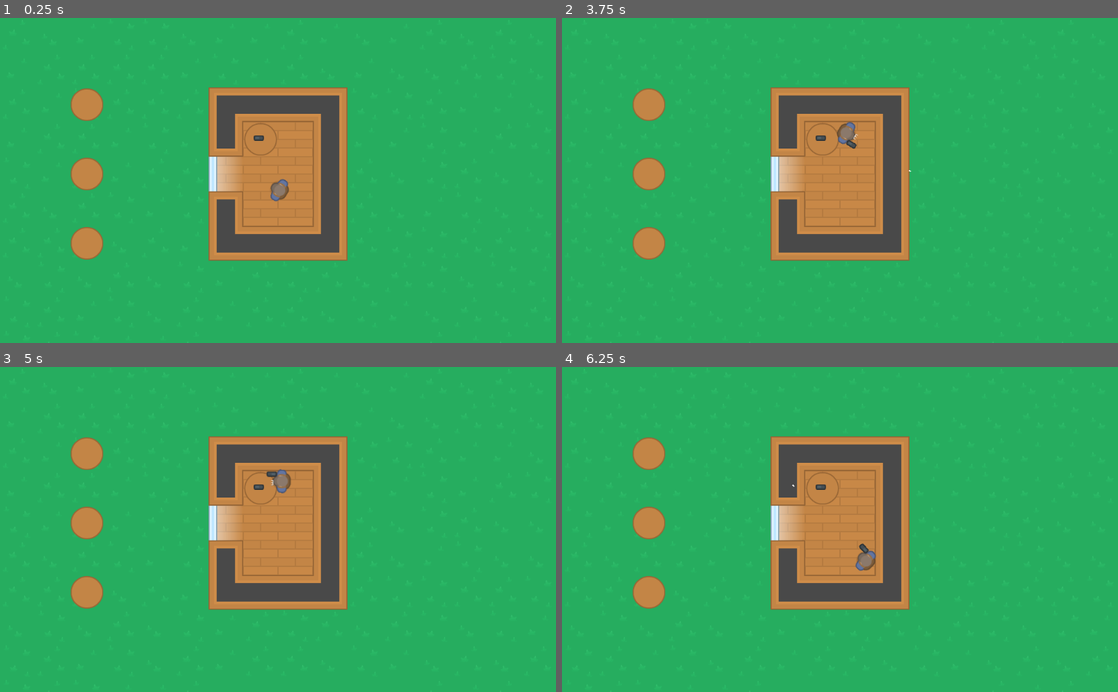
Above: before the commit, frames 1-4 (two rows, left to right).
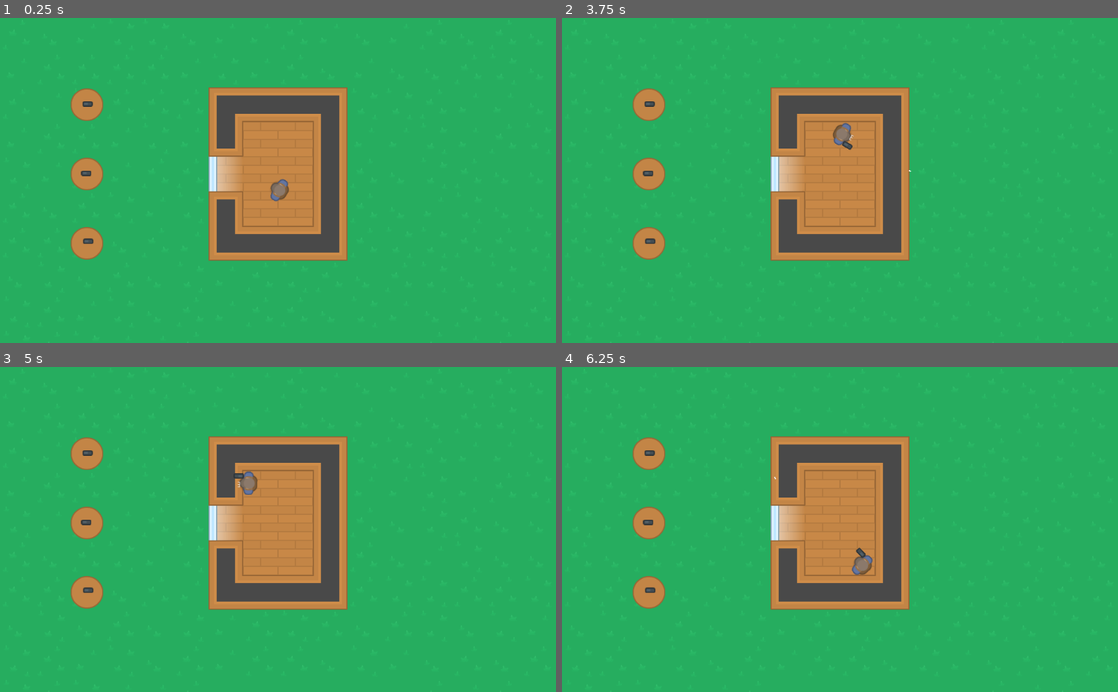
Above: after the commit, the same moments.

Repository: BrunoM24/Top-Down-Simple-Game
Game: Godot game, scene res://src/World.tscn
The game is run twice, just before and just after one commit, with the same random seed, the same clock (stepped at 60 frames per second) and the same inputs.
Inputs (mouse positions are in pixels of both pictures, inside the frame that each line leads up to):
- Up to frame 1 (0.25 s): no input
- Up to frame 2 (3.75 s): tap Enter at 0.5, 2 s; move the mouse to (962, 164) at 0.52 s; hold D (move_right) 0.53-1.28 s; hold E (interact) 0.53-1.28 s; tap Space at 1.25, 2.75 s; move the mouse to (728, 196) at 1.27 s; hold S (move_down) 1.28-2.03 s; click (728, 196) at 1.35 s; move the mouse to (895, 109) at 2.02 s; hold D (move_right) 2.03-2.78 s; hold Right mouse button (right_trigger) 2.03-2.78 s; move the mouse to (812, 245) at 2.77 s; hold W (move_up) 2.78-3.53 s; tap E (interact) at 2.85 s; move the mouse to (1006, 229) at 3.52 s; press the mouse at (1006, 229) at 3.53 s; hold A (move_left) from 3.53 s (still down)
- Up to frame 3 (5 s): keep holding A (move_left); move the mouse to (111, 480) at 4.27 s; release the mouse at (111, 480) at 4.28 s; right-click (111, 480) at 4.35 s
- Up to frame 4 (6.25 s): tap Enter at 5 s; move the mouse to (867, 529) at 5.02 s; release A (move_left) at 5.03 s; hold S (move_down) 5.03-5.78 s; hold E (interact) 5.03-5.78 s; move the mouse to (756, 448) at 5.77 s; hold D (move_right) from 5.78 s (still down); click (756, 448) at 5.85 s

The runs differ from the first frame. In frame 1, 0.2% of the frame differs, in the area x 14-50%, y 25-70%; in frame 2, 0.4%; in frame 3, 0.6%, in the area x 14-53%, y 25-70%; in frame 4, 0.4%.

Commit message:
World Scene - Removed the table and the gun from inside the house and placed one gun in each table outside of the house

Diff:
--- a/src/World.tscn
+++ b/src/World.tscn
@@ -16,10 +16,16 @@
 tile_set = ExtResource( 1 )
 collision_layer = 2
 format = 1
-tile_data = PoolIntArray( 131074, -1073741823, 1114131, 196615, 1, 1114131, 262146, -1073741823, 1114131, 262150, 3, 131076, 393218, -1073741823, 1114131 )
+tile_data = PoolIntArray( 131074, -1073741823, 1114131, 262146, -1073741823, 1114131, 262150, 3, 131076, 393218, -1073741823, 1114131 )
 
 [node name="Player" parent="." instance=ExtResource( 2 )]
 position = Vector2( 513.515, 317.366 )
 
 [node name="Pistol" parent="." instance=ExtResource( 3 )]
-position = Vector2( 471.636, 221.508 )
+position = Vector2( 156.224, 158.651 )
+
+[node name="Pistol2" parent="." instance=ExtResource( 3 )]
+position = Vector2( 153.979, 286.611 )
+
+[node name="Pistol3" parent="." instance=ExtResource( 3 )]
+position = Vector2( 157.346, 412.327 )
